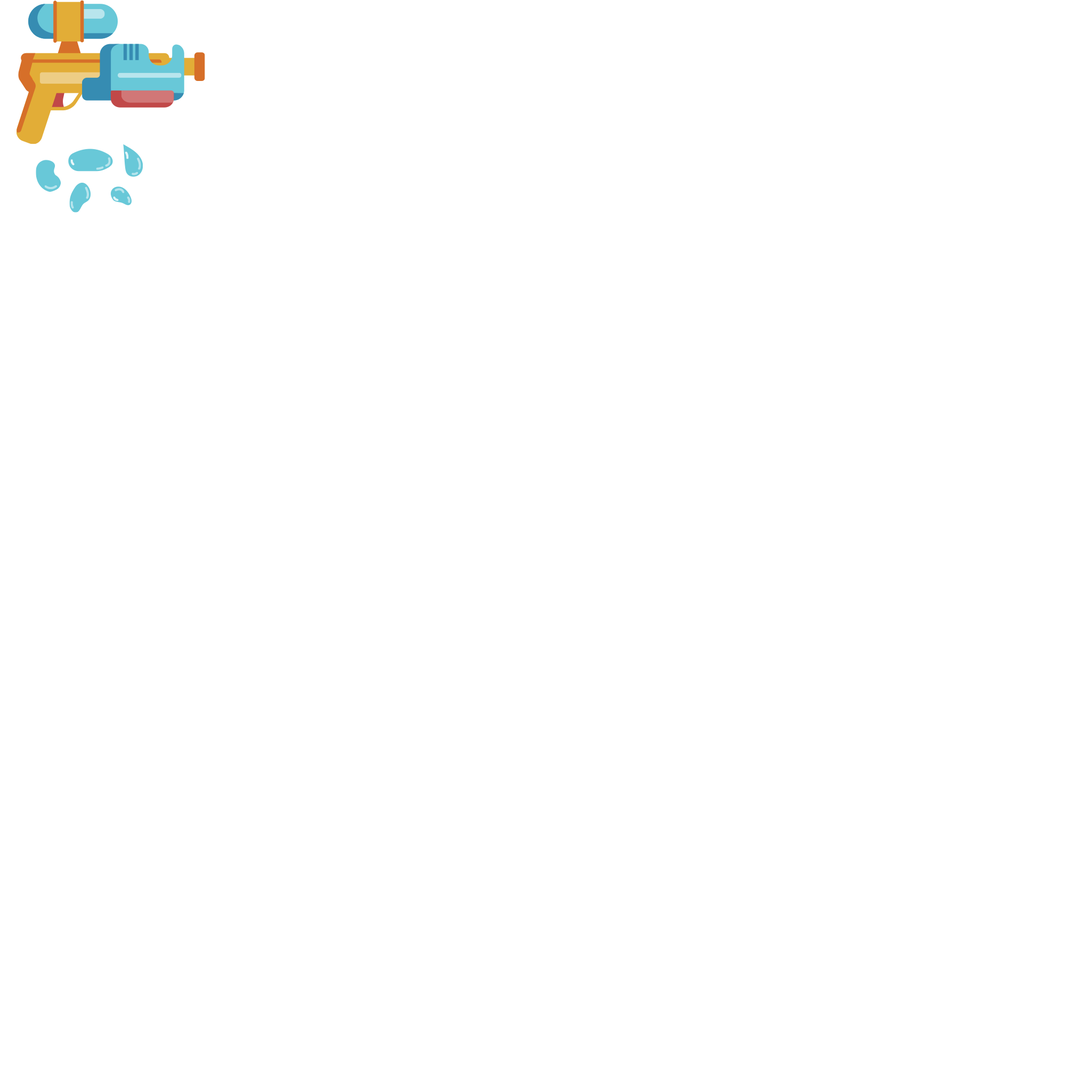
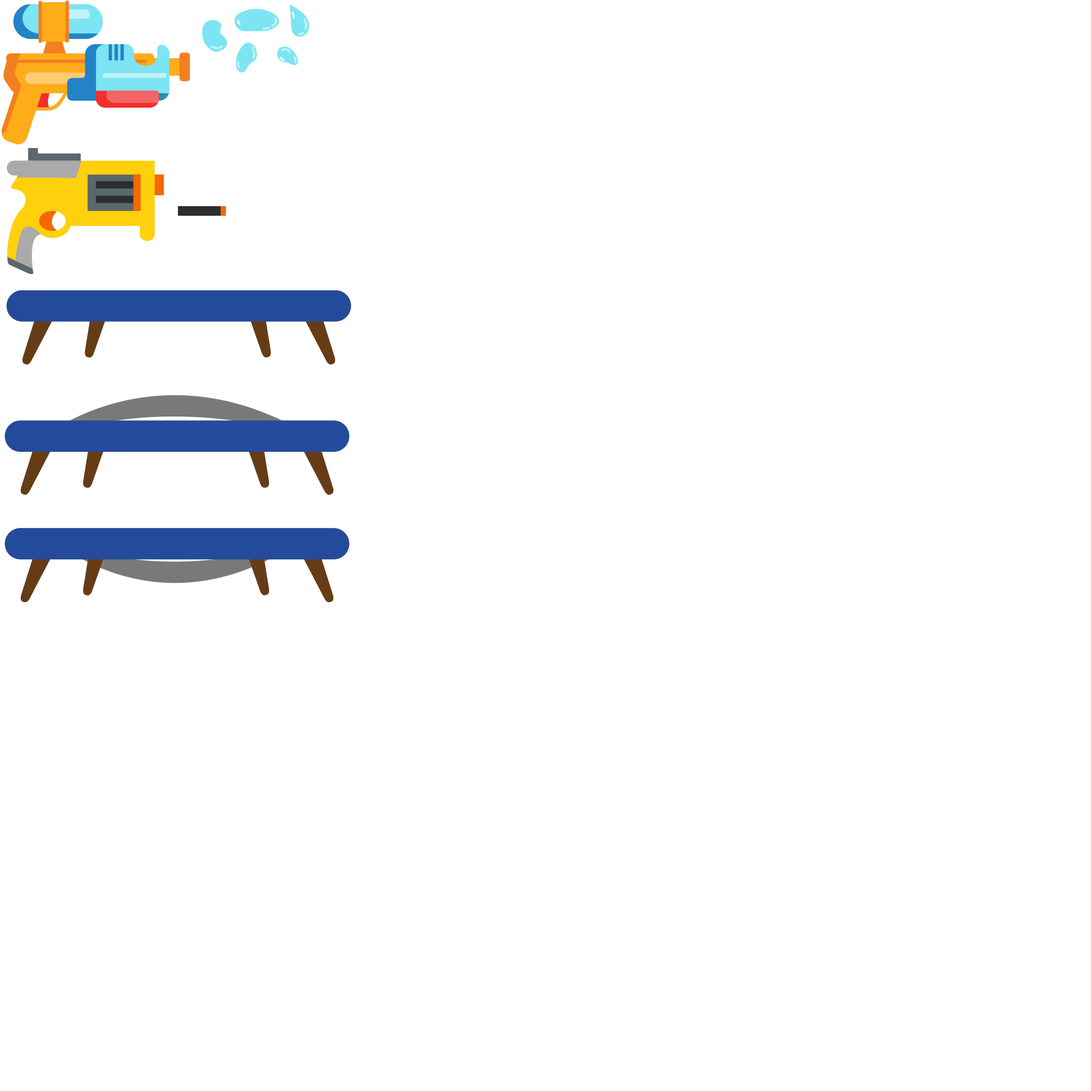
Layer changes from the first 1091x1091 image to the second:
added layer "tramplin" above "nerf_patron" over [4, 289, 352, 603]
added layer "nerf_patron" above "nerf" over [178, 206, 226, 216]
added layer "nerf" above "drops" over [6, 147, 165, 275]
painted on "drops" over [35, 4, 310, 213]
painted on "water_gun" over [1, 0, 206, 145]
